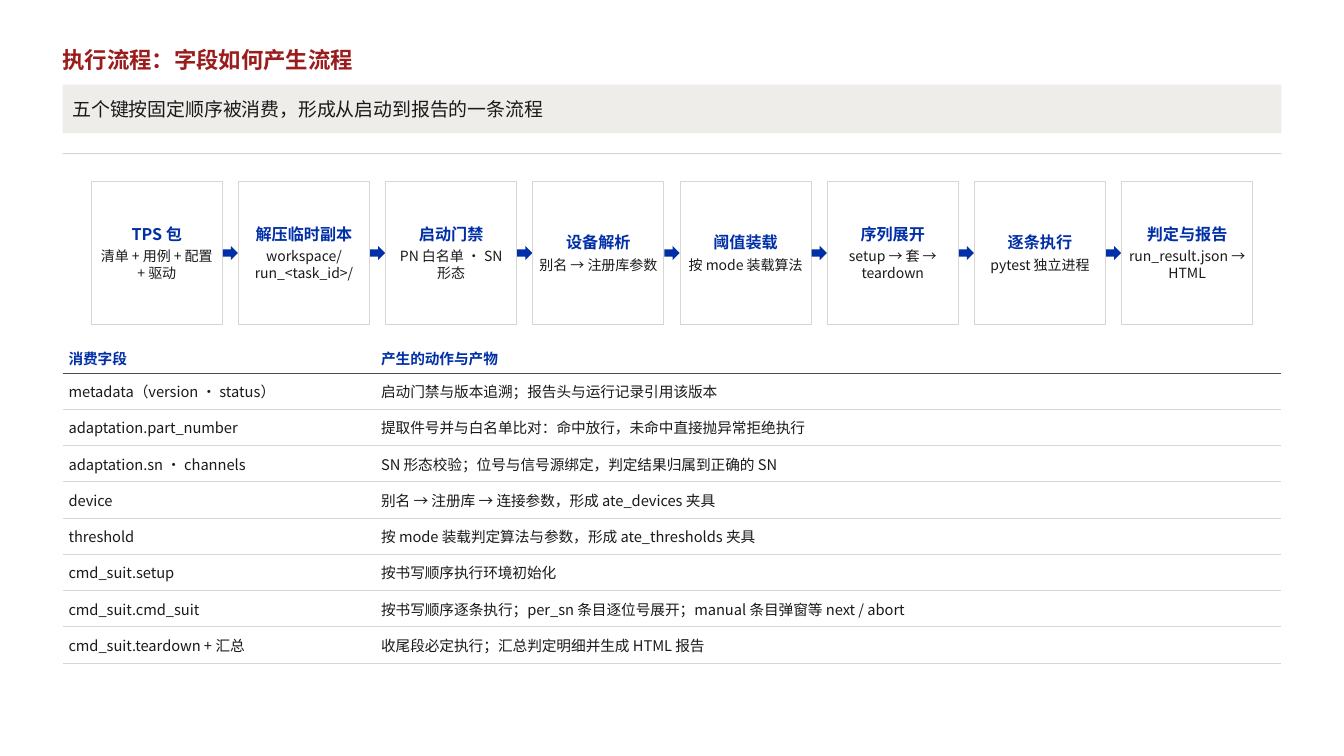
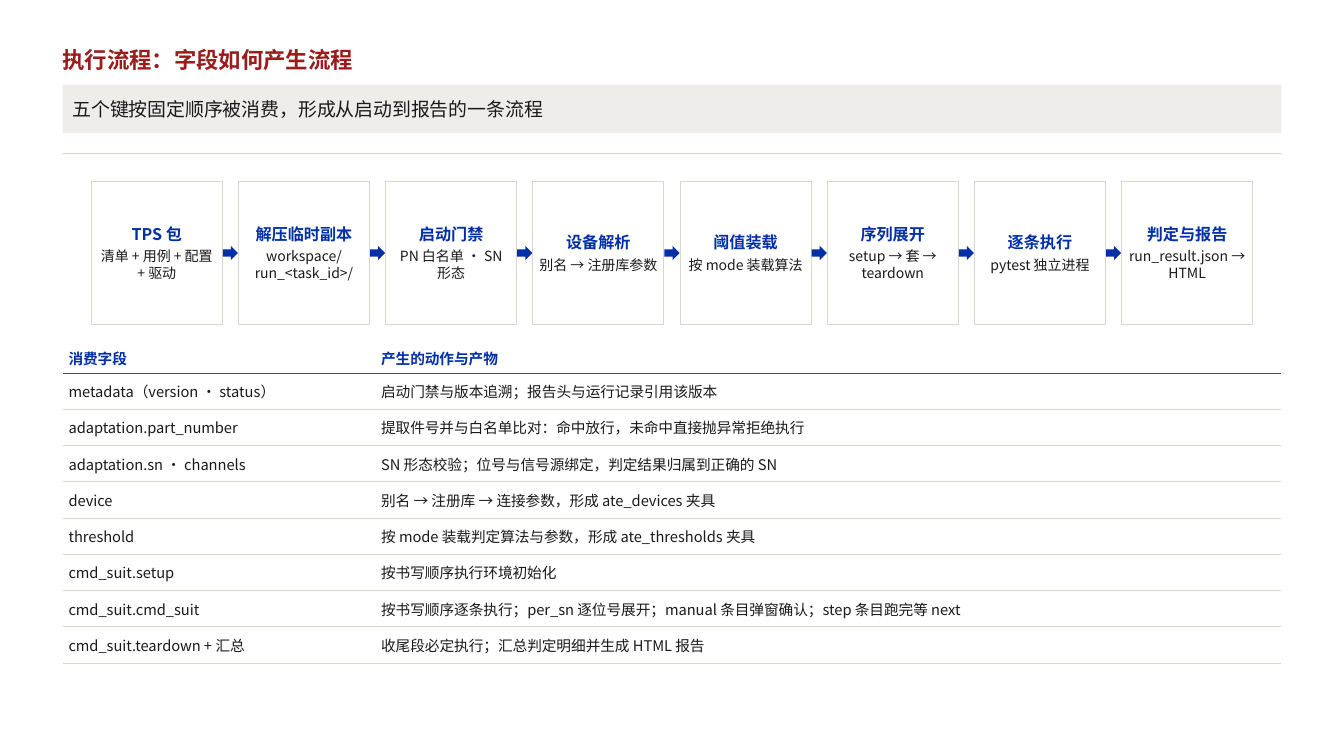
Before and after one commit to KenerlMage/ATEDemo, a slide deck: slide 10 of docs/TPS用例集设计.pptx (slide 9 before the commit). Drawn at 1344x756 pixels with LibreOffice and Linux fonts; fonts in the diff are those of the drawing. Boxes give left, top, right and bottom in pixels: in the first picture for what was removed or moved away, otherwise in the second. Text is boxed around its words. In the diff, an @@ line names an element or a change of style, - is before the commit and + after.

```diff
--- a/docs/TPS用例集设计.pptx
+++ b/docs/TPS用例集设计.pptx
@@ table at (63, 343, 1281, 663) @@
-row 8, column 2: 按书写顺序逐条执行；per_sn 条目逐位号展开；manual 条目弹窗等 next / abort
+row 8, column 2: 按书写顺序逐条执行；per_sn 逐位号展开；manual 条目弹窗确认；step 条目跑完等 next
```
Also in this commit, not shown: 1 other slide changed, 1 slide added, 9 other files.
